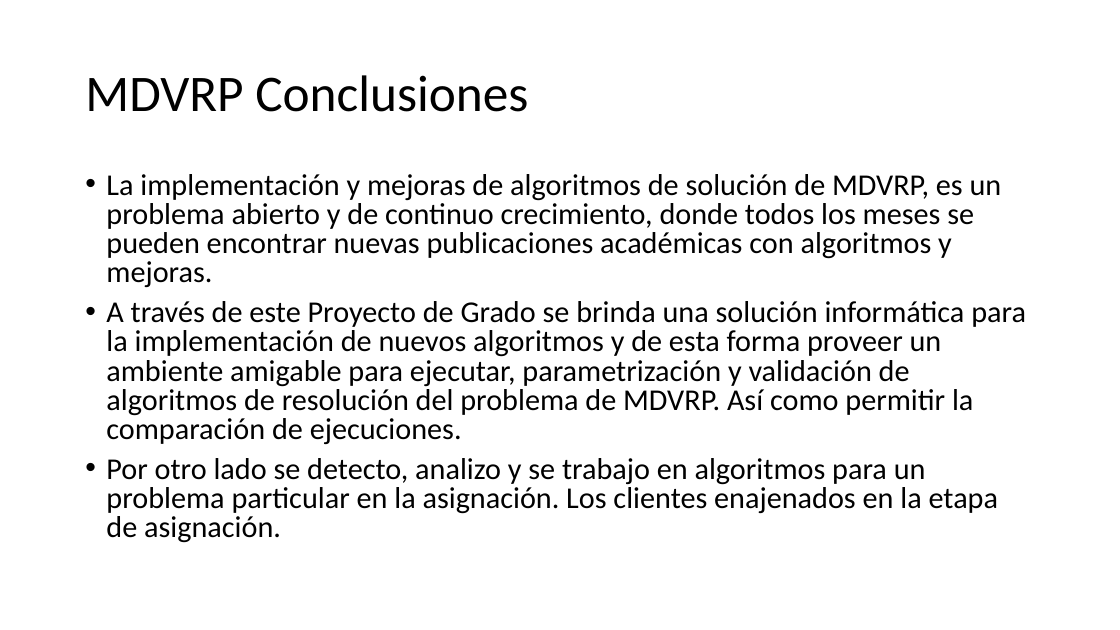
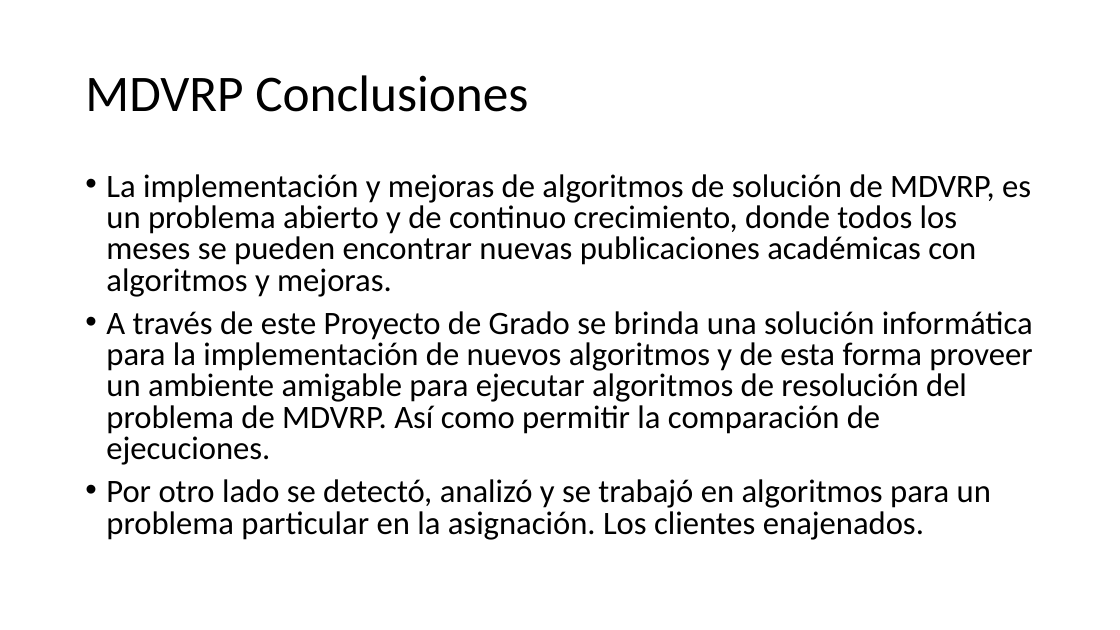
Before and after one commit to urubusale/proyvrp, a slide deck: slide 22 of Version/Documentación/MDVRP.pptx. Drawn at 1120x630 pixels with LibreOffice and Linux fonts; fonts in the diff are those of the drawing. Boxes give left, top, right and bottom in pixels: in the first picture for what was removed or moved away, otherwise in the second. Text is boxed around its words. In the diff, an @@ line names an element or a change of style, - is before the commit and + after.

```diff
--- a/Version/Documentación/MDVRP.pptx
+++ b/Version/Documentación/MDVRP.pptx
@@ text at bbox=[106, 174, 1031, 297]: size 25.9 to 28 pt in "La implementación y mejoras de algoritmos de ..." @@
@@ text at bbox=[106, 311, 1033, 540]: text changed; size 25.9 to 28 pt @@
-• A través de este Proyecto de Grado se brinda una solución informática para la implementación de nuevos algoritmos y de esta forma proveer un ambiente amigable para ejecutar, parametrización y validación de algoritmos de resolución del problema de MDVRP. Así como permitir la comparación de ejecuciones.
-• Por otro lado se detecto, analizo y se trabajo en algoritmos para un problema particular en la asignación. Los clientes enajenados en la etapa de asignación.
+• A través de este Proyecto de Grado se brinda una solución informática para la implementación de nuevos algoritmos y de esta forma proveer un ambiente amigable para ejecutar algoritmos de resolución del problema de MDVRP. Así como permitir la comparación de ejecuciones.
+• Por otro lado se detectó, analizó y se trabajó en algoritmos para un problema particular en la asignación. Los clientes enajenados.
```
Also in this commit, not shown: 10 other slides changed, 1 slide added, 1 slide removed.
